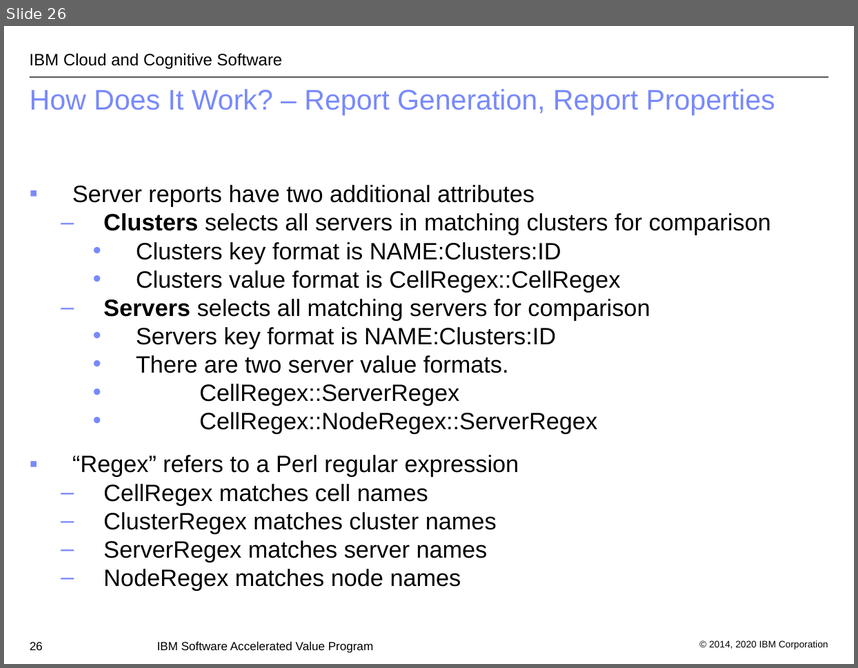
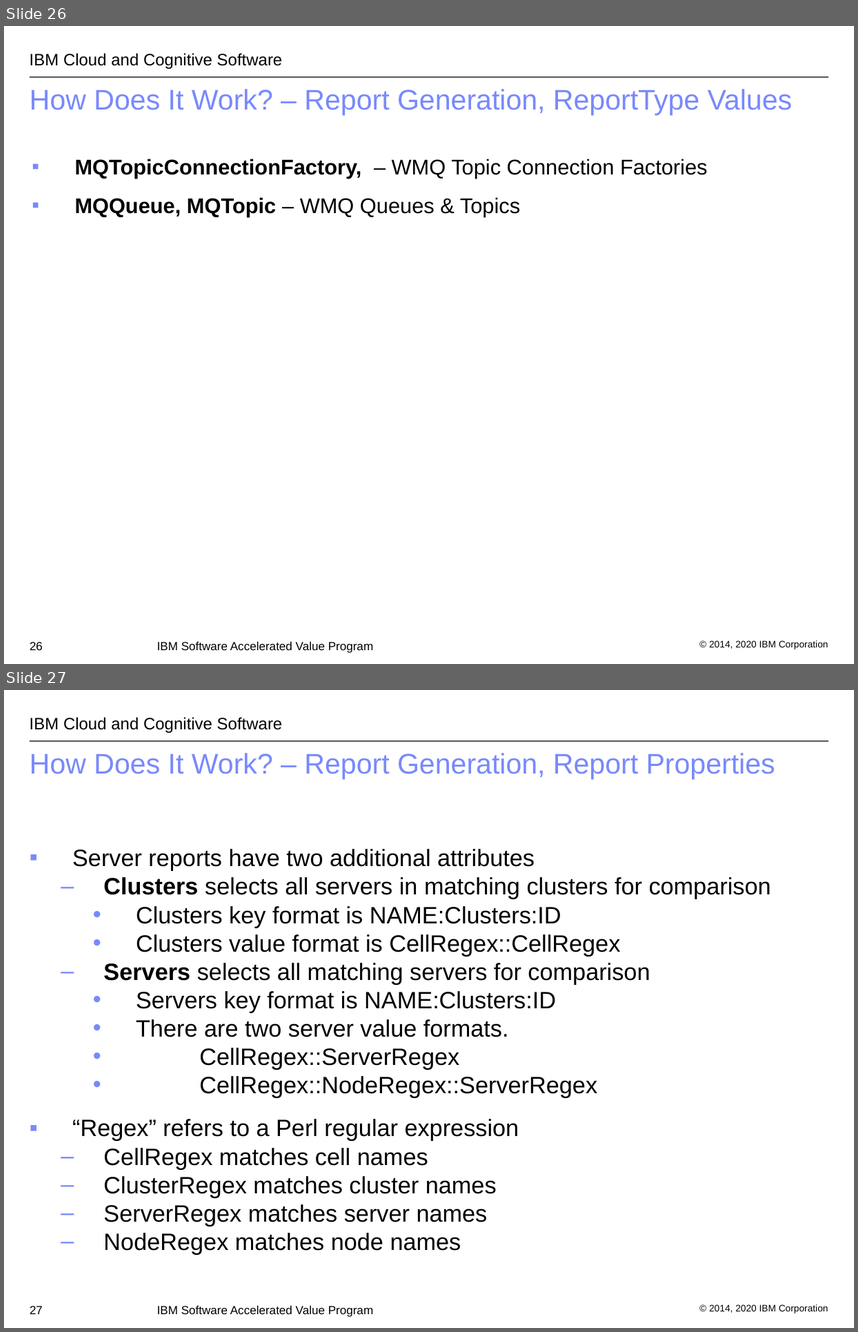
Before and after one commit to IBM/websphere-cct, a slide deck: WASConfigurationComparisonTool.ppt. Shown one above the other, each under a label of ours: slide 26 before the commit, slides 26 and 27 after it. The pictures are 858x668 and 858x1332 pixels, drawn with LibreOffice and Linux fonts; fonts in the diff are those of the drawing; background and template pictures are left out. Boxes give left, top, right and bottom in pixels: in the first picture for what was removed or moved away, otherwise in the second. Text is boxed around its words. In the diff, an @@ line names an element or a change of style, - is before the commit and + after.

Commit message:
implement MQCF, MQTopicCF & MQTopic resource reports

```diff
--- a/WASConfigurationComparisonTool.ppt
+++ b/WASConfigurationComparisonTool.ppt
@@ slide 26 added at (x1=4, y1=26, x2=854, y2=664), background #FFFFFF; not listed: 3 template elements that a slide beside it also shows @@
@@ title added at (x1=30, y1=89, x2=793, y2=115), 24 pt, text #7889FB @@
+How Does It Work? – Report Generation, ReportType Values
@@ text added at (x1=75, y1=158, x2=708, y2=217), 18 pt, text #000000 @@
+▪ MQTopicConnectionFactory, – WMQ Topic Connection Factories
+▪ MQQueue, MQTopic – WMQ Queues & Topics
@@ page number added at (x1=30, y1=641, x2=43, y2=650), 10 pt, text #000000 @@
+26
@@ text added at (x1=157, y1=641, x2=373, y2=653), 10 pt, text #000000 @@
+IBM Software Accelerated Value Program
@@ what was slide 26 is now slide 27 @@
@@ page number at (x1=30, y1=1305, x2=43, y2=1314): text changed @@
-26
+27
```
Also in this commit, not shown: 1 slide changed, 3 other files.
